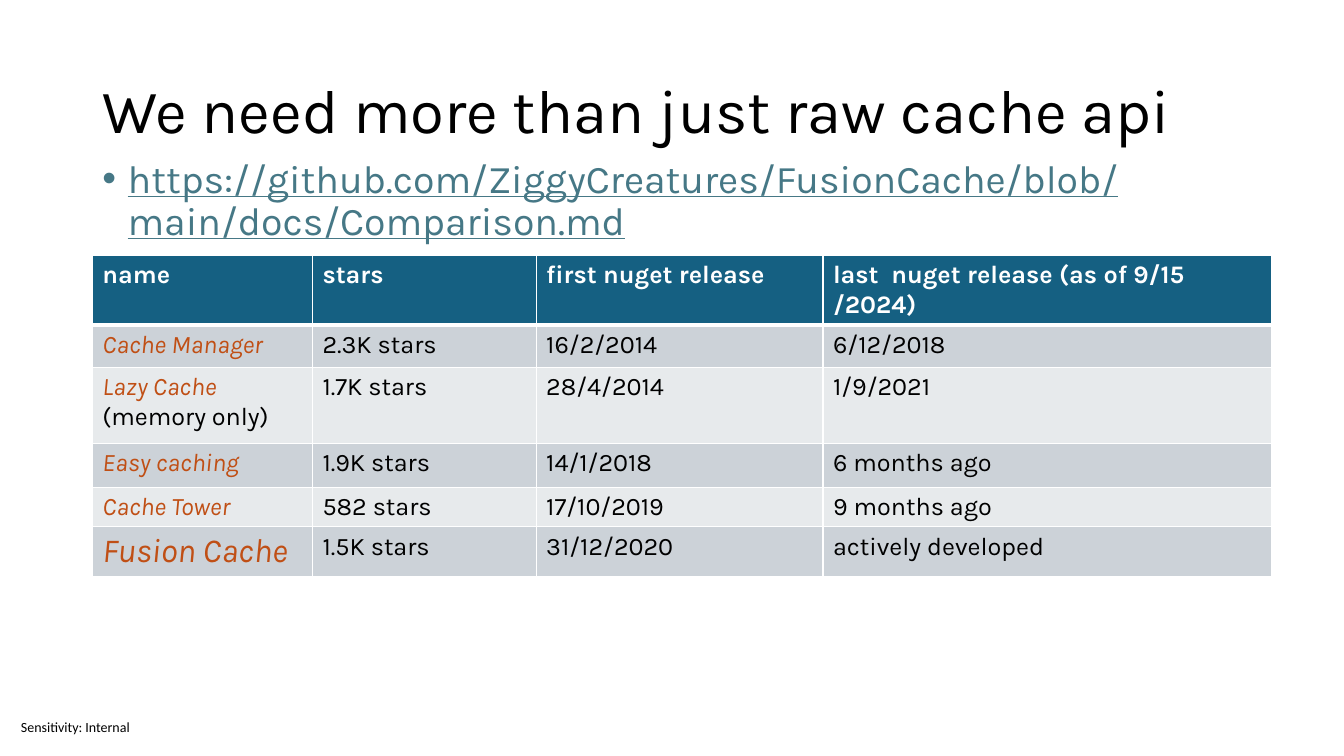
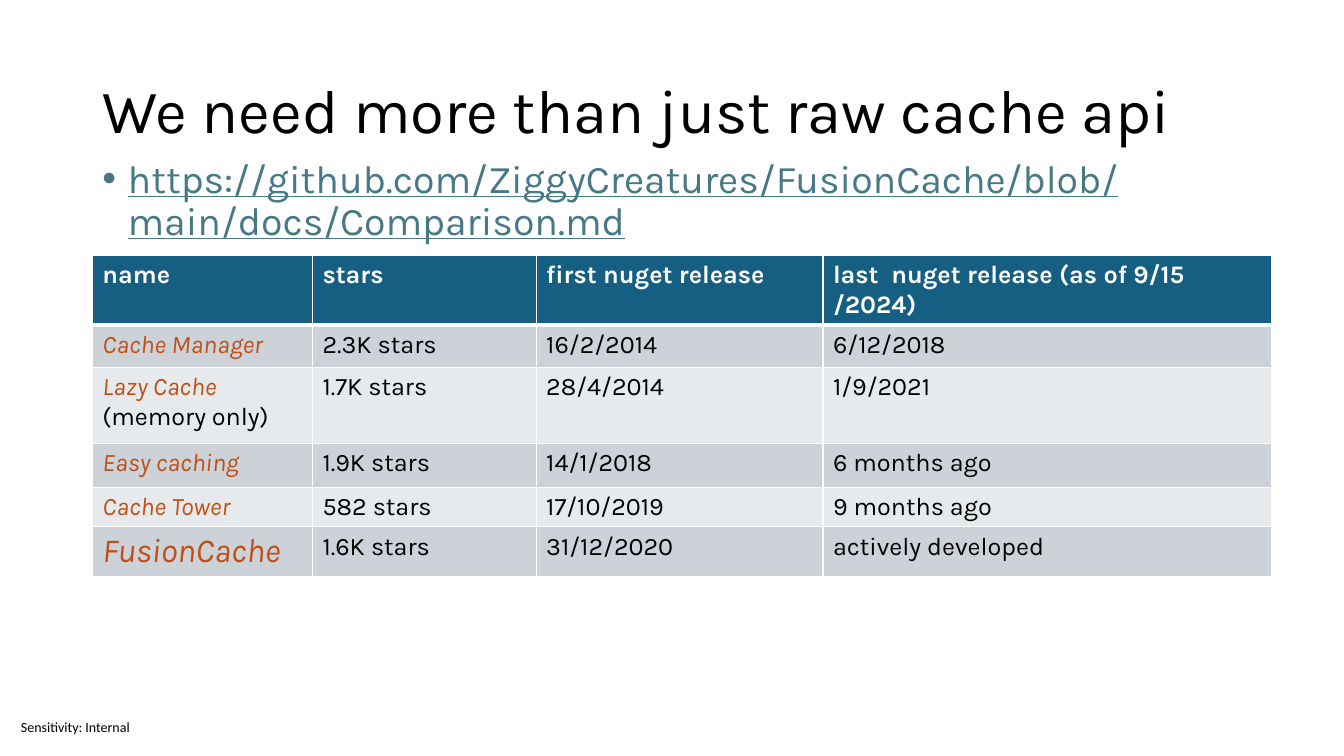
Before and after one commit to sabbadino/cache-like-a-pro-fusion-cache, a slide deck: slide 22 of cache-like-a-pro.pptx. Drawn at 1344x756 pixels with LibreOffice and Linux fonts; fonts in the diff are those of the drawing. Boxes give left, top, right and bottom in pixels: in the first picture for what was removed or moved away, otherwise in the second. Text is boxed around its words. In the diff, an @@ line names an element or a change of style, - is before the commit and + after.

```diff
--- a/cache-like-a-pro.pptx
+++ b/cache-like-a-pro.pptx
@@ table at (93, 256, 1272, 567) @@
-row 6, column 1: Fusion Cache
+row 6, column 1: FusionCache
-row 6, column 2: 1.5K stars
+row 6, column 2: 1.6K stars
```
Also in this commit, not shown: 13 other slides changed, 1 slide added, 23 other files.
